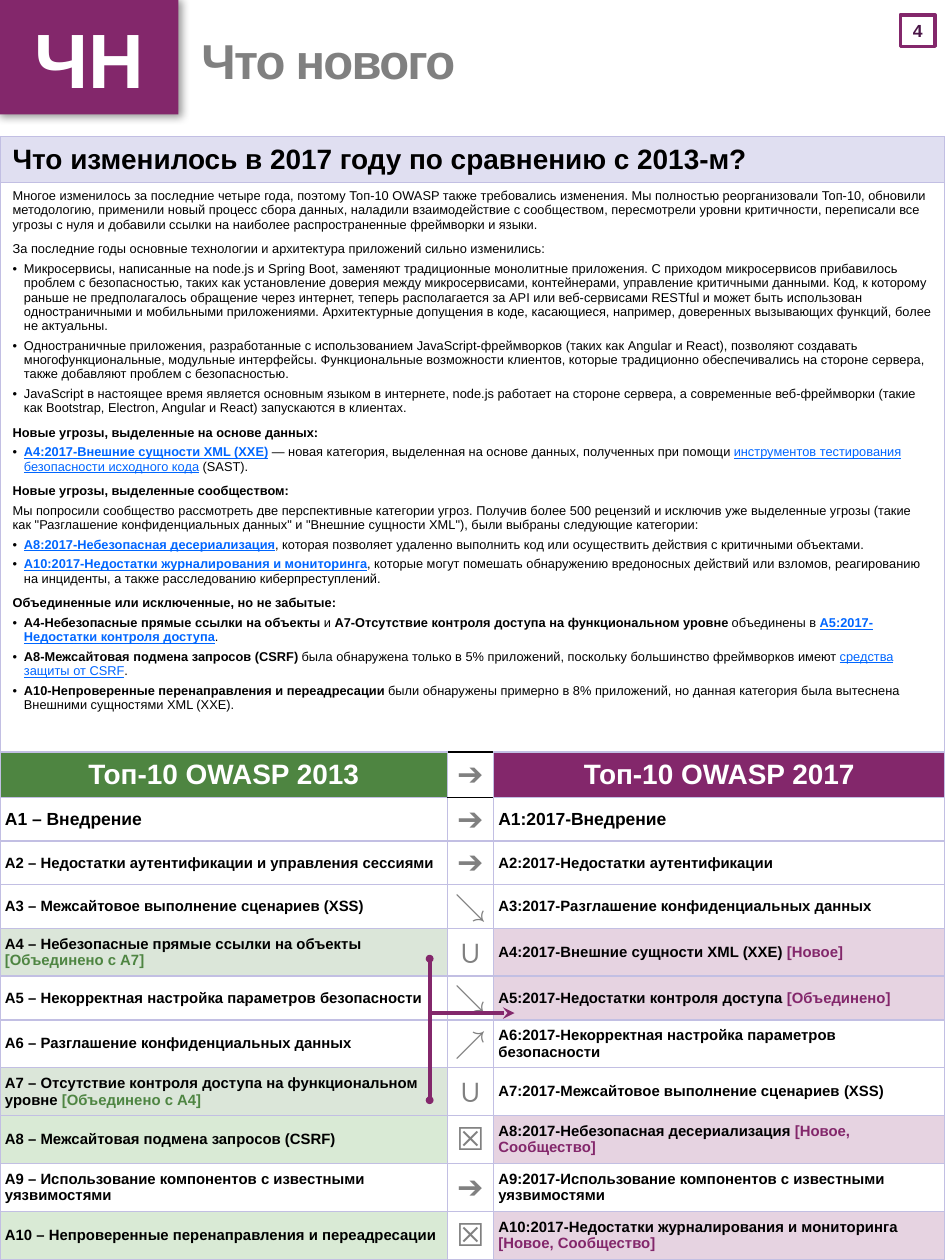
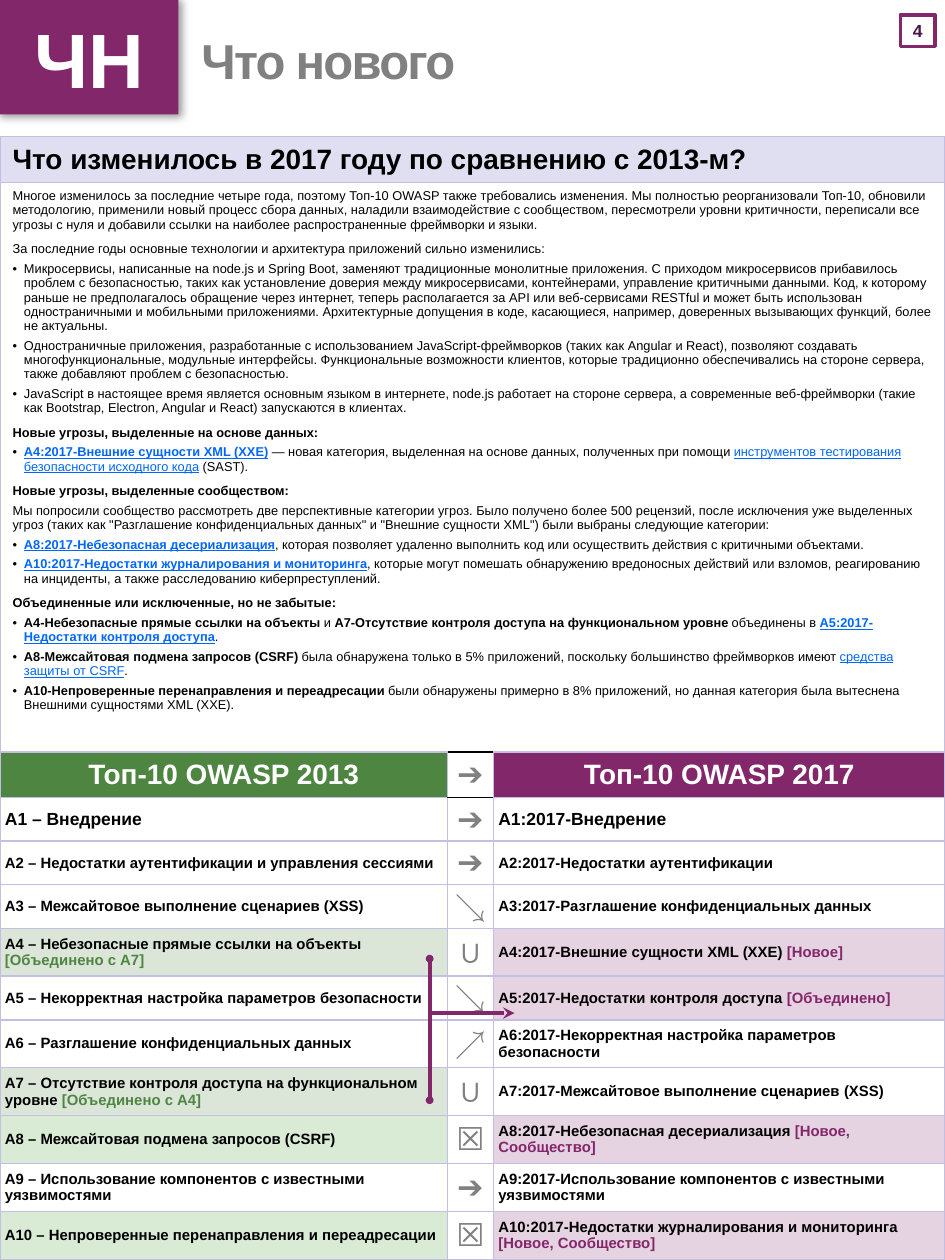
Before and after one commit to OWASP/Top10, a slide deck: slide 5 of 2017/OWASP Top 10-2017-ru.pptx. Drawn at 945x1260 pixels with LibreOffice and Linux fonts; fonts in the diff are those of the drawing. Boxes give left, top, right and bottom in pixels: in the first picture for what was removed or moved away, otherwise in the second. Text is boxed around its words. In the diff, an @@ line names an element or a change of style, - is before the commit and + after.

```diff
--- a/2017/OWASP Top 10-2017-ru.pptx
+++ b/2017/OWASP Top 10-2017-ru.pptx
@@ table at bbox=[0, 136, 945, 1259] @@
@@ row 2, column 1: "Многое изменилось за последние четыре года, поэтому Топ-10 OWASP также требовались изменения. Мы полностью реорганизовали Топ-10, обновили методологию, применили новый процесс сбора данных, наладили взаимодействие с сообществом, пересмотрели уровни критичности, переписали все угрозы с нуля и добавили ссылки на наиболее распространенные фреймворки и языки. / За последние годы основные технологии и архитектура приложений сильно изменились: / Микросервисы, написанные на node.js и Spring Boot, заменяют традиционные монолитные приложения. С приходом микросервисов прибавилось проблем с безопасностью, таких как установление доверия между микросервисами, контейнерами, управление критичными данными. Код, к которому раньше не предполагалось обращение через интернет, теперь располагается за API или веб-сервисами RESTful и может быть использован одностраничными и мобильными приложениями. Архитектурные допущения в коде, касающиеся, например, доверенных вызывающих функций, более не актуальны. / Одностраничные приложения, разработанные с использованием JavaScript-фреймворков (таких как Angular и React), позволяют создавать многофункциональные, модульные интерфейсы. Функциональные возможности клиентов, которые традиционно обеспечивались на стороне сервера, также добавляют проблем с безопасностью. / JavaScript в настоящее время является основным языком в интернете, node.js работает на стороне сервера, а современные веб-фреймворки (такие как Bootstrap, Electron, Angular и React) запускаются в клиентах. / Новые угрозы, выделенные на основе данных: / A4:2017-Внешние сущности XML (XXE) — новая категория, выделенная на основе данных, полученных при помощи инструментов тестирования безопасности исходного кода (SAST). / Новые угрозы, выделенные сообществом: / Мы попросили сообщество рассмотреть две перспективные категории угроз. Получив более 500 рецензий и исключив уже выделенные угрозы (такие как "Разглашение конфиденциальных данных" и "Внешние сущности XML"), были выбраны следующие категории: / A8:2017-Небезопасная десериализация, которая позволяет удаленно выполнить код или осуществить действия с критичными объектами. / A10:2017-Недостатки журналирования и мониторинга, которые могут помешать обнаружению вредоносных действий или взломов, реагированию на инциденты, а также расследованию киберпреступлений. / Объединенные или исключенные, но не забытые: / A4-Небезопасные прямые ссылки на объекты и A7-Отсутствие контроля доступа на функциональном уровне объединены в A5:2017-Недостатки контроля доступа. / A8-Межсайтовая подмена запросов (CSRF) была обнаружена только в 5% приложений, поскольку большинство фреймворков имеют средства защиты от CSRF. / A10-Непроверенные перенаправления и переадресации были обнаружены примерно в 8% приложений, но данная категория была вытеснена Внешними сущностями XML (XXE)." to "Многое изменилось за последние четыре года, поэтому Топ-10 OWASP также требовались изменения. Мы полностью реорганизовали Топ-10, обновили методологию, применили новый процесс сбора данных, наладили взаимодействие с сообществом, пересмотрели уровни критичности, переписали все угрозы с нуля и добавили ссылки на наиболее распространенные фреймворки и языки. / За последние годы основные технологии и архитектура приложений сильно изменились: / Микросервисы, написанные на node.js и Spring Boot, заменяют традиционные монолитные приложения. С приходом микросервисов прибавилось проблем с безопасностью, таких как установление доверия между микросервисами, контейнерами, управление критичными данными. Код, к которому раньше не предполагалось обращение через интернет, теперь располагается за API или веб-сервисами RESTful и может быть использован одностраничными и мобильными приложениями. Архитектурные допущения в коде, касающиеся, например, доверенных вызывающих функций, более не актуальны. / Одностраничные приложения, разработанные с использованием JavaScript-фреймворков (таких как Angular и React), позволяют создавать многофункциональные, модульные интерфейсы. Функциональные возможности клиентов, которые традиционно обеспечивались на стороне сервера, также добавляют проблем с безопасностью. / JavaScript в настоящее время является основным языком в интернете, node.js работает на стороне сервера, а современные веб-фреймворки (такие как Bootstrap, Electron, Angular и React) запускаются в клиентах. / Новые угрозы, выделенные на основе данных: / A4:2017-Внешние сущности XML (XXE) — новая категория, выделенная на основе данных, полученных при помощи инструментов тестирования безопасности исходного кода (SAST). / Новые угрозы, выделенные сообществом: / Мы попросили сообщество рассмотреть две перспективные категории угроз. Было получено более 500 рецензий, после исключения уже выделенных угроз (таких как "Разглашение конфиденциальных данных" и "Внешние сущности XML") были выбраны следующие категории: / A8:2017-Небезопасная десериализация, которая позволяет удаленно выполнить код или осуществить действия с критичными объектами. / A10:2017-Недостатки журналирования и мониторинга, которые могут помешать обнаружению вредоносных действий или взломов, реагированию на инциденты, а также расследованию киберпреступлений. / Объединенные или исключенные, но не забытые: / A4-Небезопасные прямые ссылки на объекты и A7-Отсутствие контроля доступа на функциональном уровне объединены в A5:2017-Недостатки контроля доступа. / A8-Межсайтовая подмена запросов (CSRF) была обнаружена только в 5% приложений, поскольку большинство фреймворков имеют средства защиты от CSRF. / A10-Непроверенные перенаправления и переадресации были обнаружены примерно в 8% приложений, но данная категория была вытеснена Внешними сущностями XML (XXE)." @@
```
Also in this commit, not shown: 1 other slide changed, 3 other files.
